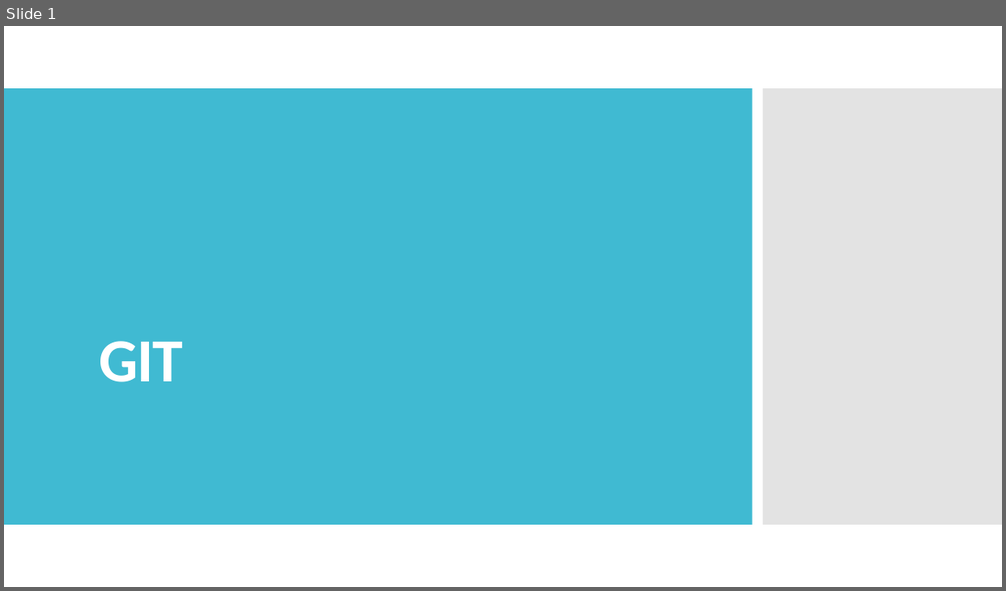
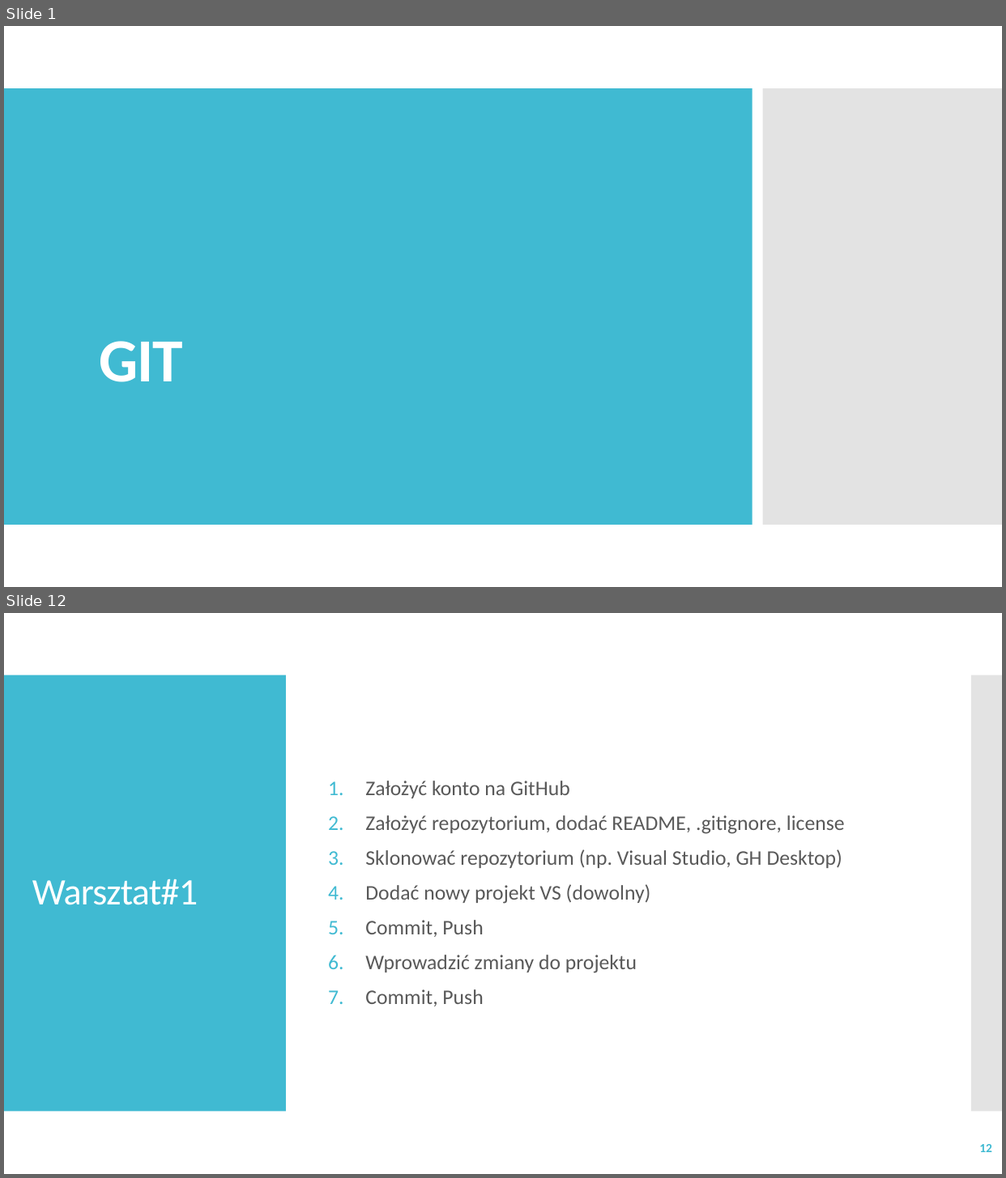
Before and after one commit to IlonaKulon/SzkolenieZIIMI, a slide deck: slajdy/ZIIMI_01_GIT.pptx. Shown one above the other, each under a label of ours: slide 1 before the commit, slides 1 and 12 after it; the slides between them are not shown. The pictures are 1006x591 and 1006x1178 pixels, drawn with LibreOffice and Linux fonts; fonts in the diff are those of the drawing. Boxes give left, top, right and bottom in pixels: in the first picture for what was removed or moved away, otherwise in the second. Text is boxed around its words. In the diff, an @@ line names an element or a change of style, - is before the commit and + after.

Commit message:
zmiany w slajdach

```diff
--- a/slajdy/ZIIMI_01_GIT.pptx
+++ b/slajdy/ZIIMI_01_GIT.pptx
@@ slide 12 added at [4, 613, 1002, 1174], background #FFFFFF @@
@@ rectangle added at [4, 675, 286, 1112], fill #40BAD2 @@
@@ rectangle added at [971, 675, 1002, 1112], fill #C8C8C8 at 50% opacity @@
@@ text added at [365, 781, 845, 1007], 20 pt, text #595959 @@
+1. Założyć konto na GitHub
+2. Założyć repozytorium, dodać README, .gitignore, license
+3. Sklonować repozytorium (np. Visual Studio, GH Desktop)
+4. Dodać nowy projekt VS (dowolny)
+5. Commit, Push
+6. Wprowadzić zmiany do projektu
+7. Commit, Push
@@ title added at [32, 879, 198, 905], 36 pt, text #FFFFFF @@
+Warsztat#1
@@ page number added at [979, 1144, 992, 1152], 12 pt, text #40BAD2, bold @@
+12
```
Also in this commit, not shown: 7 slides changed, 23 other slides added, 10 other files.
